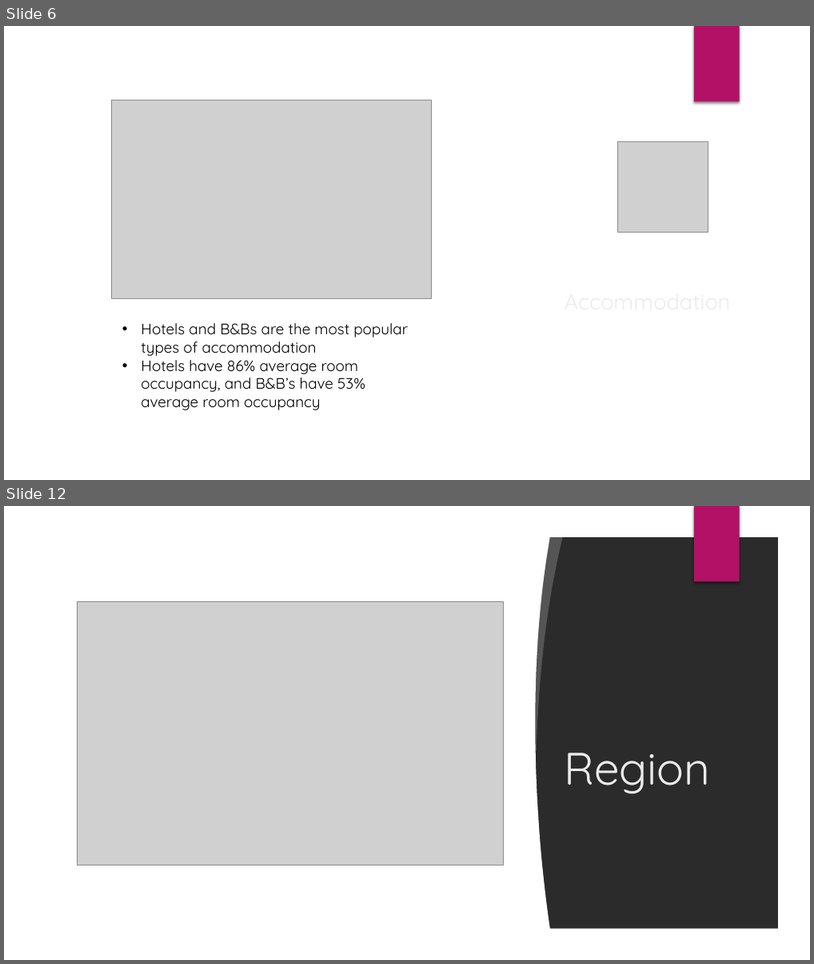
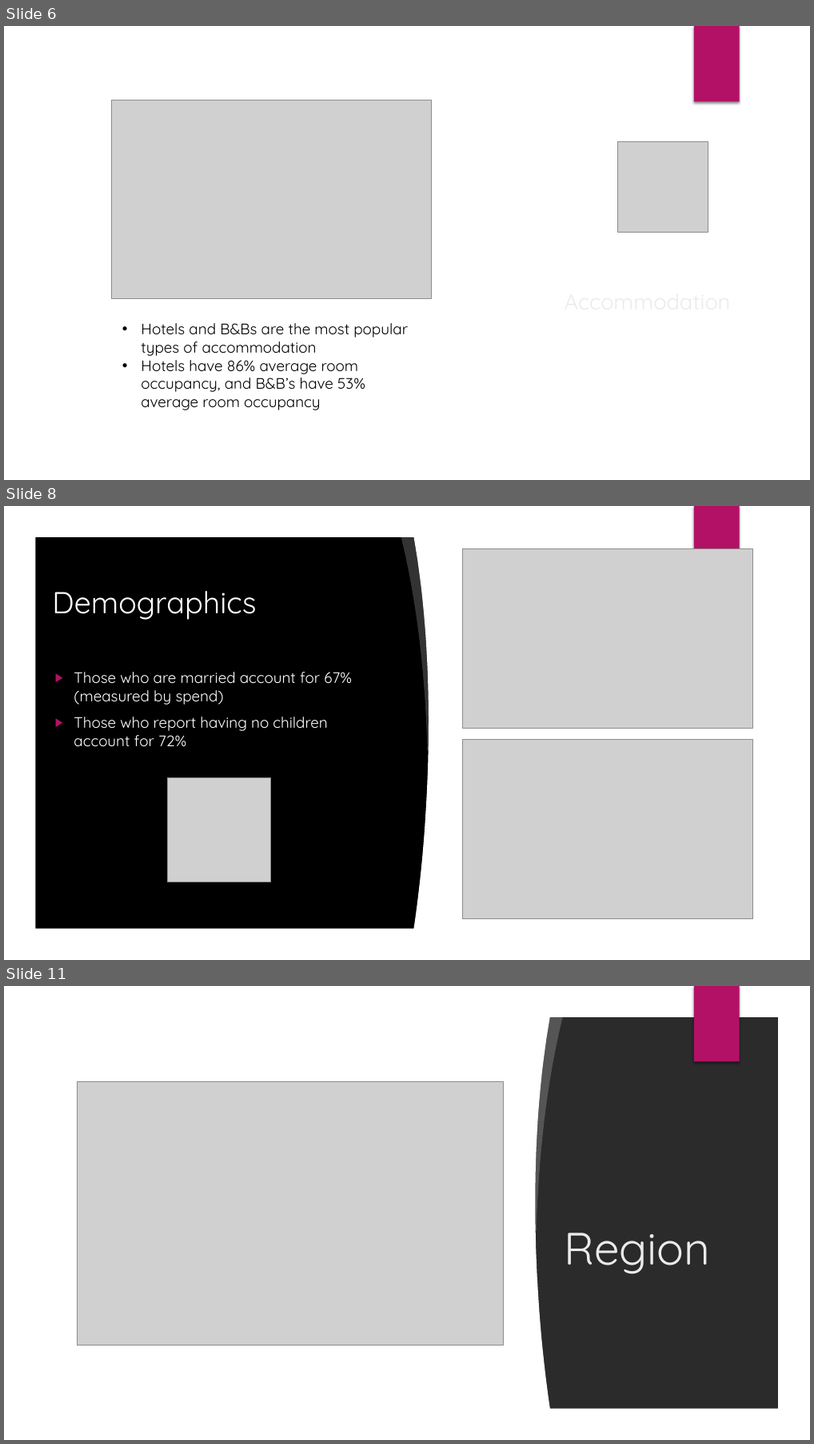
Before and after one commit to louiseshambrook/visit_scotland_final_project, a slide deck: presentation/visit_scotland_presentation.pptx. Shown one above the other, each under a label of ours: slides 6 and 12 before the commit, slides 6, 8 and 11 after it; the slides between them are not shown. The pictures are 814x964 and 814x1444 pixels, drawn with LibreOffice and Linux fonts; fonts in the diff are those of the drawing; grey boxes stand for pictures; background and template pictures are left out; a plain dark background stands for a picture behind light text. Boxes give left, top, right and bottom in pixels: in the first picture for what was removed or moved away, otherwise in the second. Text is boxed around its words. In the diff, an @@ line names an element or a change of style, - is before the commit and + after.

Commit message:
demographics slides updated
demographics slides updated

```diff
--- a/presentation/visit_scotland_presentation.pptx
+++ b/presentation/visit_scotland_presentation.pptx
@@ slide 8 added at (4,506,810,960), background picture (left out) @@
@@ group added at (4,506,810,960): 5 ellipses, 3 freeform shapes @@
@@ freeform shape added at (4,506,810,960), fill #FFFFFF @@
@@ rectangle added at (694,506,740,582), fill #B31166 @@
@@ freeform shape added at (401,532,447,752), fill #FFFFFF at 20% opacity @@
@@ freeform shape added at (414,532,782,933), fill #FFFFFF @@
@@ picture added at (462,549,753,728) @@
@@ title added at (52,591,256,620), 36 pt, text #FFFFFF @@
+Demographics
@@ text added at (74,672,352,747), 18 pt, text #FFFFFF @@
+▶ Those who are married account for 67% (measured by spend)
+▶ Those who report having no children account for 72%
@@ picture added at (462,739,753,918) @@
@@ picture added at (168,778,271,881) @@
@@ what was slide 12 is now slide 11 @@
```
Also in this commit, not shown: 1 slide changed, 2 other slides added, 4 slides removed.
